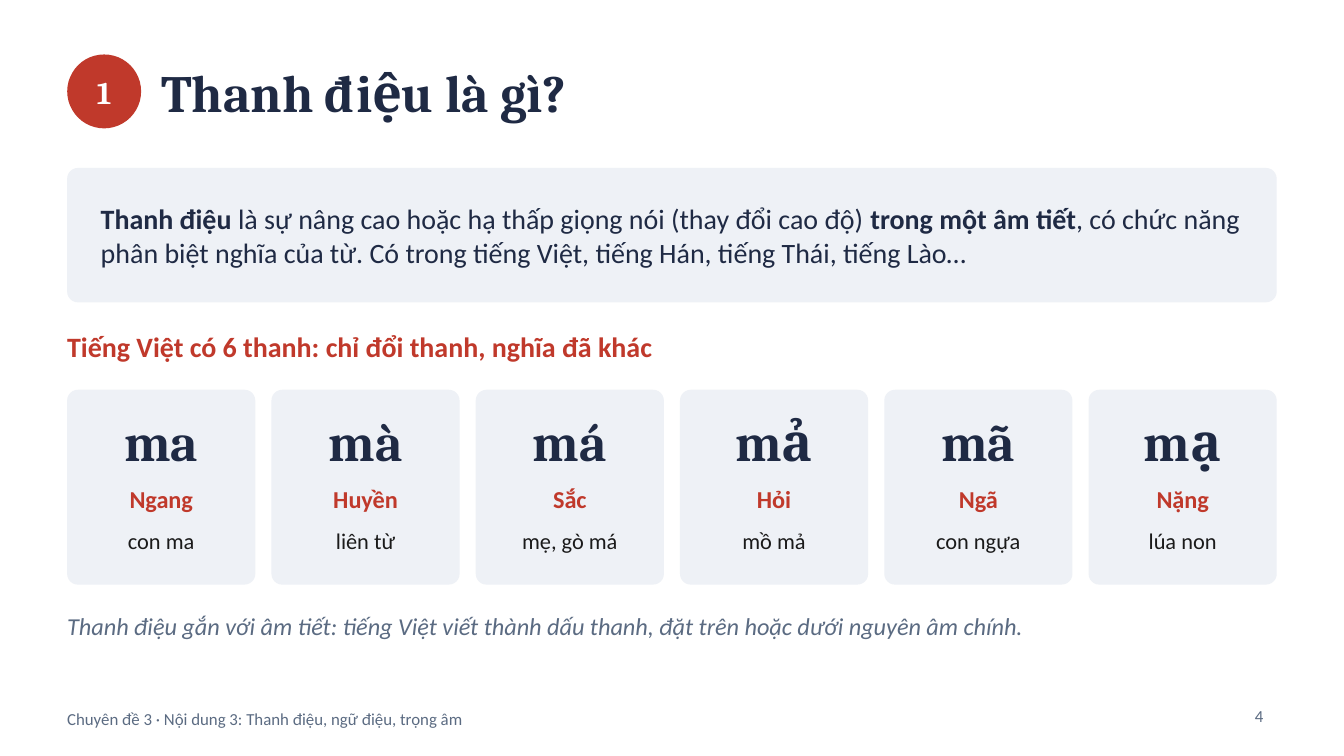
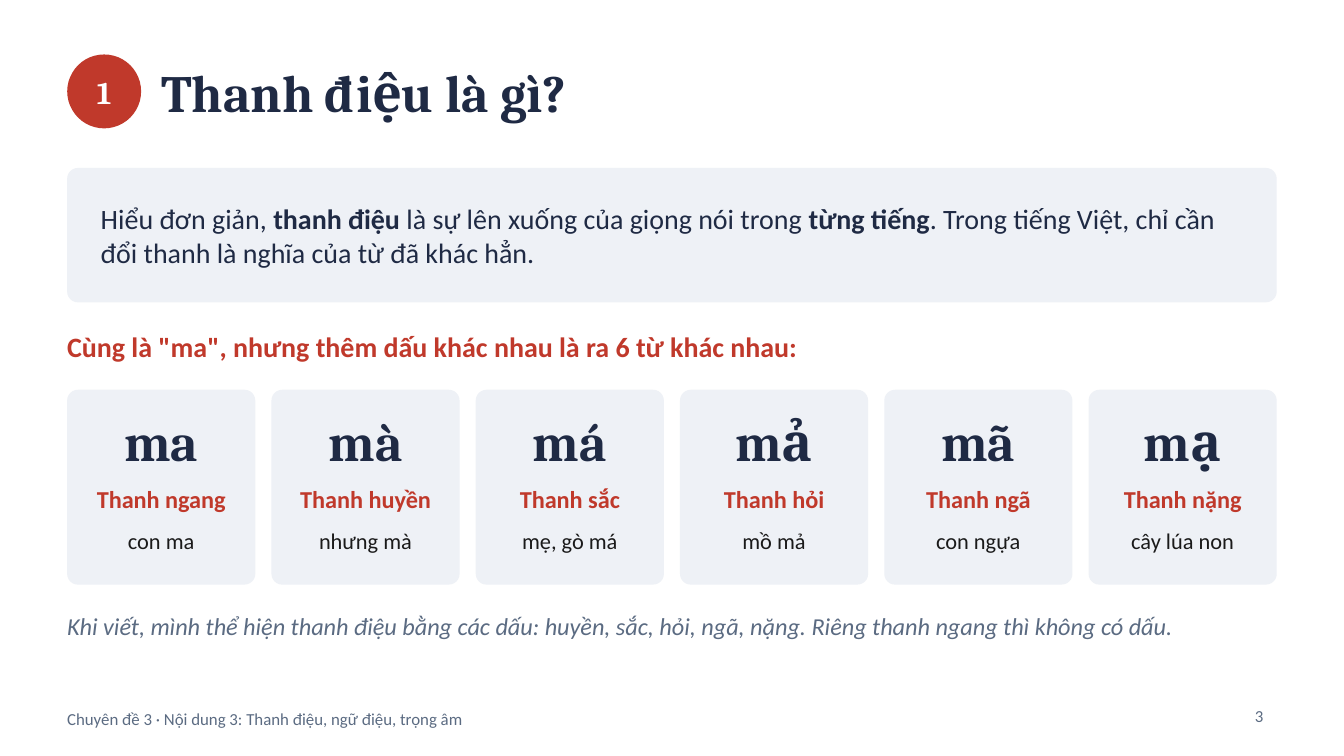
Before and after one commit to datpolime/Claude, a slide deck: slide 3 of Noi_dung_3_Thanh_dieu_ngu_dieu_trong_am.pptx (slide 4 before the commit). Drawn at 1344x756 pixels with LibreOffice and Linux fonts; fonts in the diff are those of the drawing. Boxes give left, top, right and bottom in pixels: in the first picture for what was removed or moved away, otherwise in the second. Text is boxed around its words. In the diff, an @@ line names an element or a change of style, - is before the commit and + after.

```diff
--- a/Noi_dung_3_Thanh_dieu_ngu_dieu_trong_am.pptx
+++ b/Noi_dung_3_Thanh_dieu_ngu_dieu_trong_am.pptx
@@ text at box(101, 207, 1215, 268): text changed @@
-Thanh điệu là sự nâng cao hoặc hạ thấp giọng nói (thay đổi cao độ) trong một âm tiết, có chức năng phân biệt nghĩa của từ. Có trong tiếng Việt, tiếng Hán, tiếng Thái, tiếng Lào…
+Hiểu đơn giản, thanh điệu là sự lên xuống của giọng nói trong từng tiếng. Trong tiếng Việt, chỉ cần đổi thanh là nghĩa của từ đã khác hẳn.
@@ text at box(67, 336, 797, 362): text changed @@
-Tiếng Việt có 6 thanh: chỉ đổi thanh, nghĩa đã khác
+Cùng là "ma", nhưng thêm dấu khác nhau là ra 6 từ khác nhau:
@@ text at box(97, 491, 225, 512): text changed @@
-Ngang
+Thanh ngang
@@ text at box(300, 489, 431, 512): text changed @@
-Huyền
+Thanh huyền
@@ text at box(520, 488, 620, 508): text changed @@
-Sắc
+Thanh sắc
@@ text at box(724, 490, 824, 508): text changed @@
-Hỏi
+Thanh hỏi
@@ text at box(926, 491, 1031, 512): text changed @@
-Ngã
+Thanh ngã
@@ text at box(1124, 491, 1241, 513): text changed @@
-Nặng
+Thanh nặng
@@ text at box(319, 533, 412, 553): text changed @@
-liên từ
+nhưng mà
@@ text at box(1131, 533, 1234, 553): text changed @@
-lúa non
+cây lúa non
@@ text at box(67, 616, 1172, 639): text changed @@
-Thanh điệu gắn với âm tiết: tiếng Việt viết thành dấu thanh, đặt trên hoặc dưới nguyên âm chính.
+Khi viết, mình thể hiện thanh điệu bằng các dấu: huyền, sắc, hỏi, ngã, nặng. Riêng thanh ngang thì không có dấu.
@@ page number at box(1255, 711, 1264, 722): text changed @@
-4
+3
```
Also in this commit, not shown: 25 other slides changed, 5 slides added, 11 slides removed.
